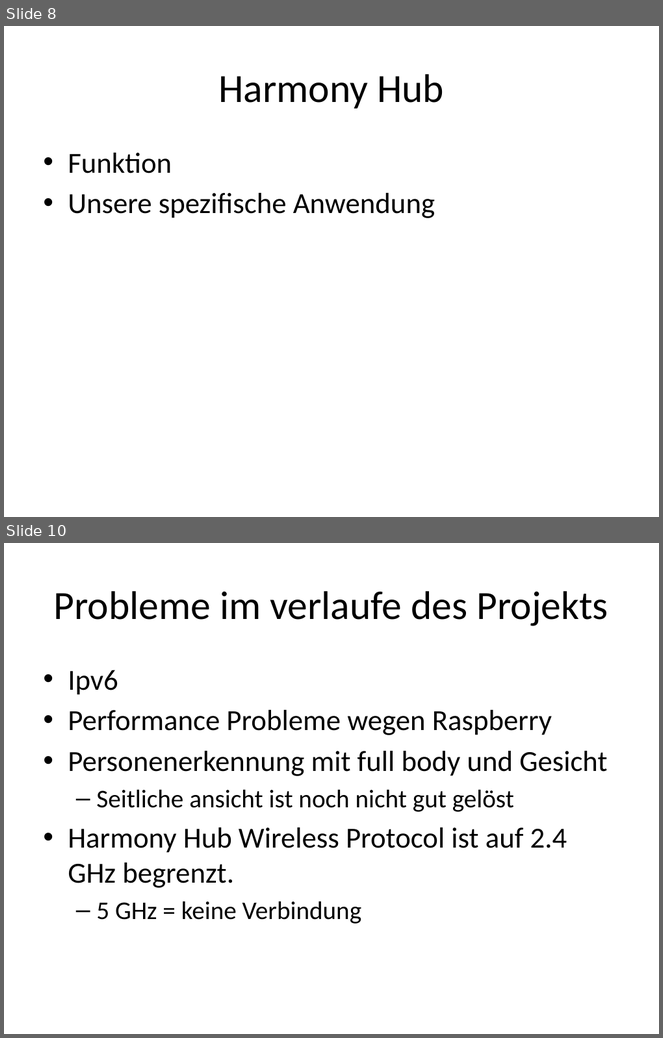
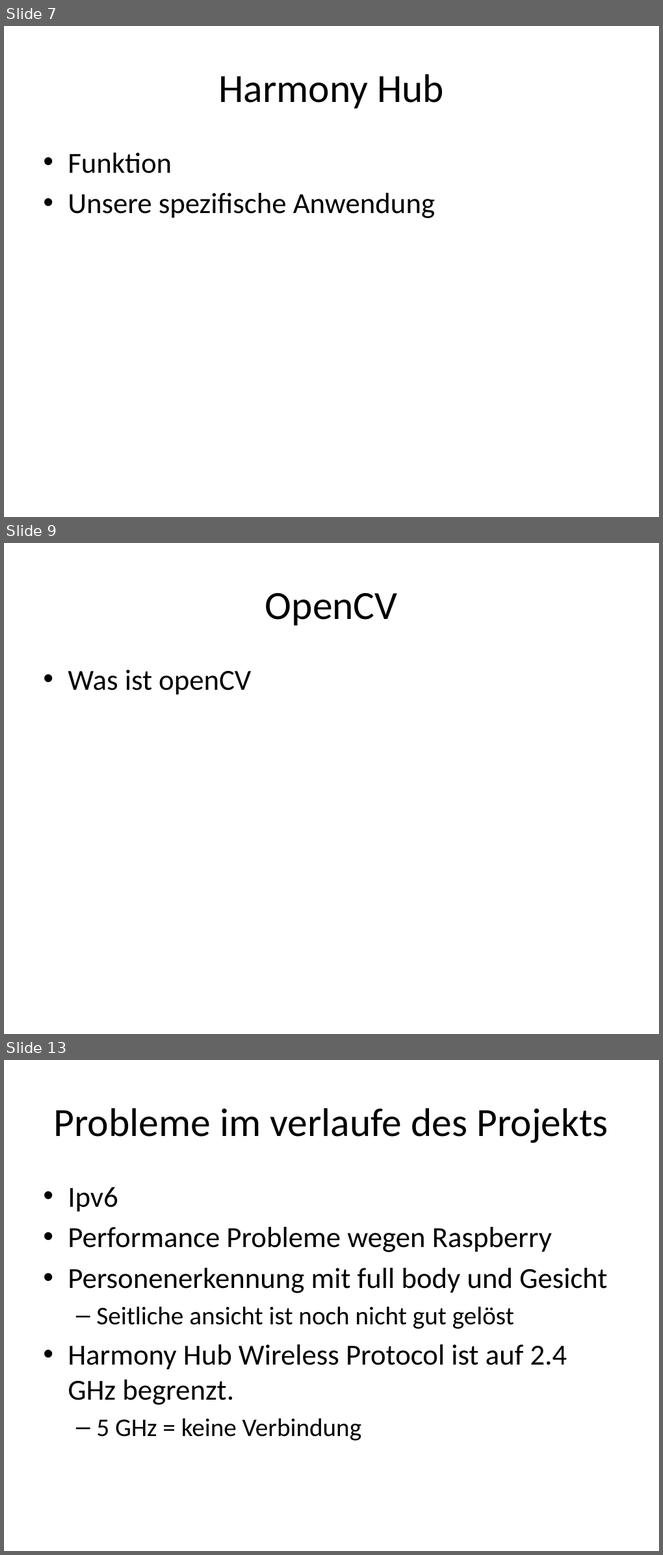
Before and after one commit to abdo643-HULK/Home-Automation-Sem3, a slide deck: Documentation/ProjectDocumentation/Presentation.pptx. Shown one above the other, each under a label of ours: slides 8 and 10 before the commit, slides 7, 9 and 13 after it; the slides between them are not shown. The pictures are 663x1038 and 663x1555 pixels, drawn with LibreOffice and Linux fonts; fonts in the diff are those of the drawing. Boxes give left, top, right and bottom in pixels: in the first picture for what was removed or moved away, otherwise in the second. Text is boxed around its words. In the diff, an @@ line names an element or a change of style, - is before the commit and + after.

```diff
--- a/Documentation/ProjectDocumentation/Presentation.pptx
+++ b/Documentation/ProjectDocumentation/Presentation.pptx
@@ slide 9 added at (4,543,659,1034), background #FFFFFF @@
@@ title added at (265,593,398,626), 44 pt, text #000000 @@
+OpenCV
@@ text added at (68,670,251,695), 32 pt, text #000000 @@
+• Was ist openCV
@@ what was slide 8 is now slide 7 @@
@@ what was slide 10 is now slide 13 @@
```
Also in this commit, not shown: 2 slides changed, 3 other slides added, 1 slide removed.
